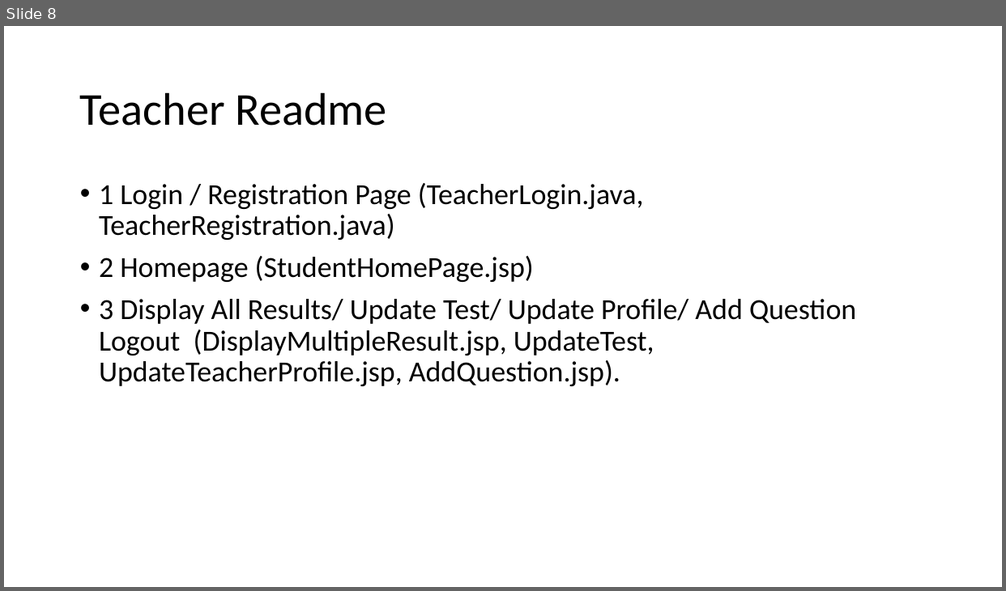
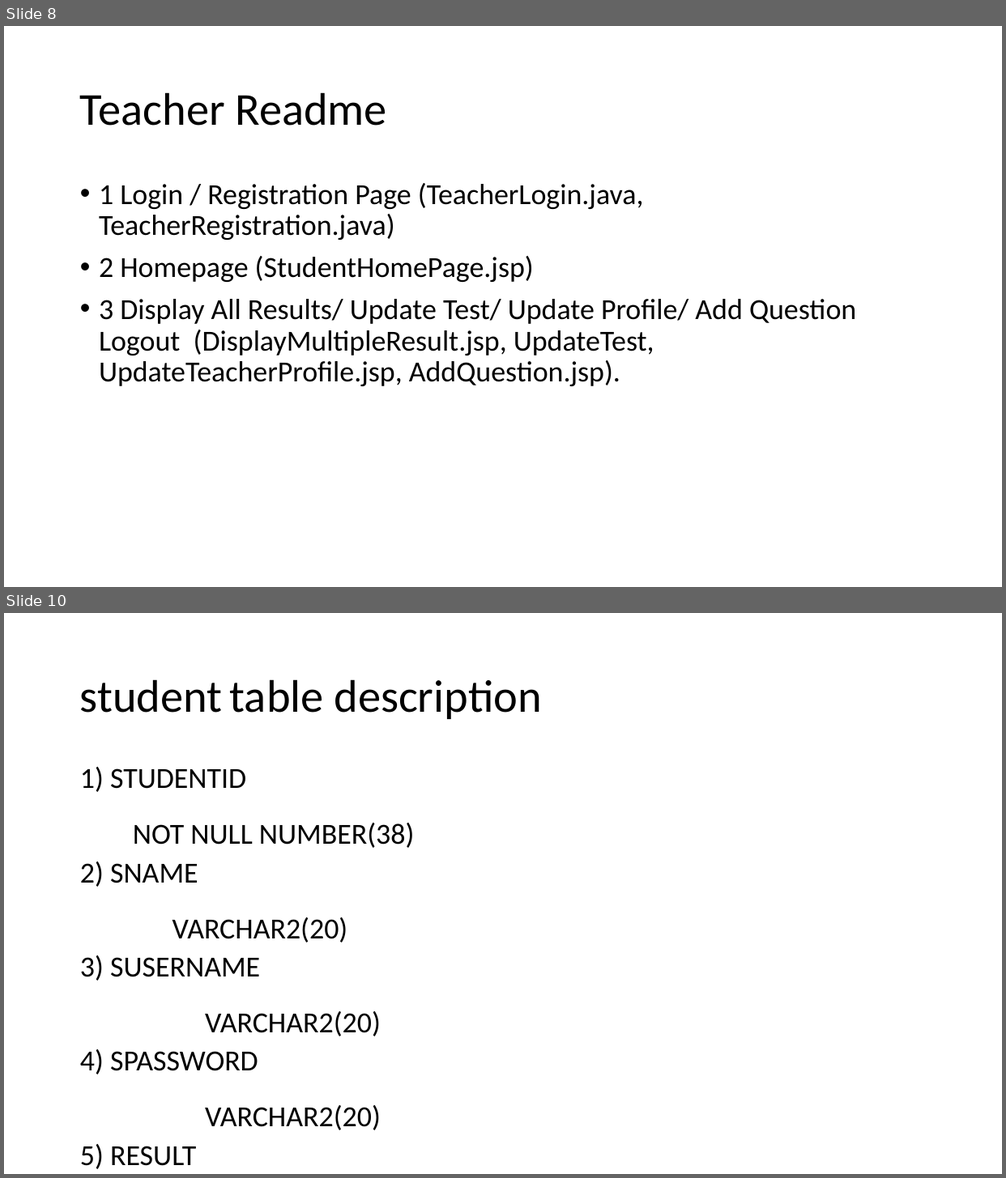
Before and after one commit to solankikrushna98/vwitsproject, a slide deck: Assignment.pptx. Shown one above the other, each under a label of ours: slide 8 before the commit, slides 8 and 10 after it; the slides between them are not shown. The pictures are 1006x591 and 1006x1178 pixels, drawn with LibreOffice and Linux fonts; fonts in the diff are those of the drawing. Boxes give left, top, right and bottom in pixels: in the first picture for what was removed or moved away, otherwise in the second. Text is boxed around its words. In the diff, an @@ line names an element or a change of style, - is before the commit and + after.

```diff
--- a/Assignment.pptx
+++ b/Assignment.pptx
@@ slide 10 added at (x1=4, y1=613, x2=1002, y2=1174), background #FFFFFF @@
@@ title added at (x1=80, y1=679, x2=541, y2=719), 44 pt, text #000000 @@
+student table description
@@ text added at (x1=80, y1=767, x2=415, y2=1169), 28 pt, text #000000 @@
+1) STUDENTID NOT NULL NUMBER(38)
+2) SNAME VARCHAR2(20)
+3) SUSERNAME VARCHAR2(20)
+4) SPASSWORD VARCHAR2(20)
+5) RESULT NUMBER(38)
```
Also in this commit, not shown: 3 other slides added.
